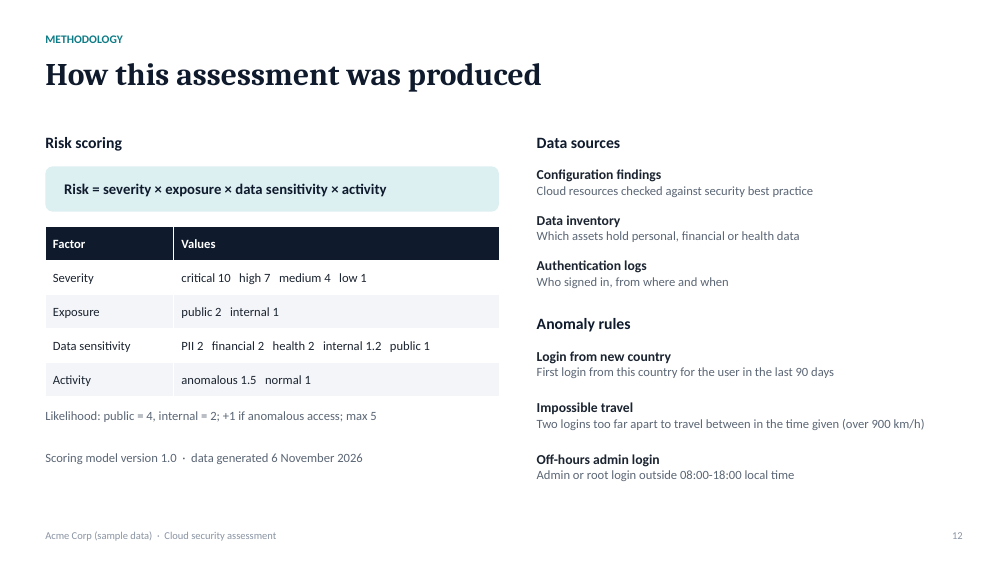
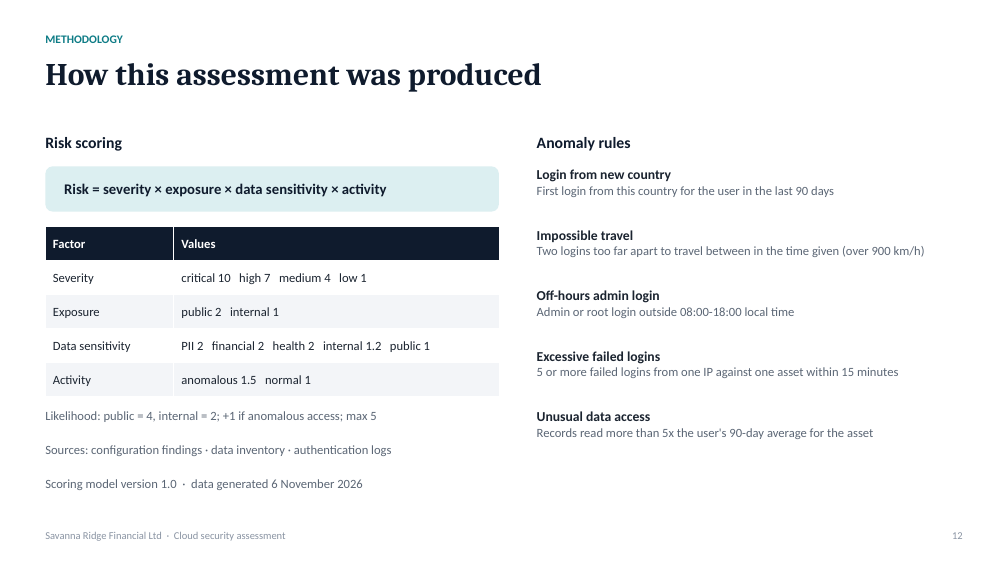
Before and after one commit to judie-paul/secassess-mcp, a slide deck: slide 12 of examples/sample_report.pptx. Drawn at 1008x567 pixels with LibreOffice and Linux fonts; fonts in the diff are those of the drawing. Boxes give left, top, right and bottom in pixels: in the first picture for what was removed or moved away, otherwise in the second. Text is boxed around its words. In the diff, an @@ line names an element or a change of style, - is before the commit and + after.

Commit message:
Check AI risk text for numbers, fix real-data layout, align skills with backend

```diff
--- a/examples/sample_report.pptx
+++ b/examples/sample_report.pptx
@@ text "Anomaly rules": place and size @@
-text "Anomaly rules" at bbox=[537, 318, 631, 332]
+text "Anomaly rules" at bbox=[537, 137, 631, 151]
@@ text removed at bbox=[537, 137, 620, 148] @@
-Data sources
@@ text "Login from new country": place and size @@
-text "Login from new country" at bbox=[537, 351, 834, 378]
+text "Login from new country" at bbox=[537, 169, 834, 197]
@@ text removed at bbox=[537, 169, 814, 197] @@
-Configuration findings
-Cloud resources checked against security best practice
@@ text "Impossible travel": place and size @@
-text "Impossible travel" at bbox=[537, 402, 925, 430]
+text "Impossible travel" at bbox=[537, 230, 925, 257]
@@ text removed at bbox=[537, 215, 800, 242] @@
-Data inventory
-Which assets hold personal, financial or health data
@@ text removed at bbox=[537, 260, 728, 288] @@
-Authentication logs
-Who signed in, from where and when
@@ text "Off-hours admin login": place and size @@
-text "Off-hours admin login" at bbox=[537, 454, 794, 481]
+text "Off-hours admin login" at bbox=[537, 290, 794, 318]
@@ text added at bbox=[537, 351, 898, 378], 12 pt, text #5B6675 @@
+Excessive failed logins
+5 or more failed logins from one IP against one asset within 15 minutes
@@ text added at bbox=[537, 411, 873, 439], 12 pt, text #5B6675 @@
+Unusual data access
+Records read more than 5x the user's 90-day average for the asset
@@ text added at bbox=[45, 445, 391, 456], 12 pt, text #5B6675 @@
+Sources: configuration findings · data inventory · authentication logs
@@ text "Scoring model version 1.0 · ...": place and size @@
-text "Scoring model version 1.0 · ..." at bbox=[45, 453, 362, 464]
+text "Scoring model version 1.0 · ..." at bbox=[45, 479, 362, 490]
@@ text at bbox=[45, 532, 286, 541]: text changed @@
-Acme Corp (sample data) · Cloud security assessment
+Savanna Ridge Financial Ltd · Cloud security assessment
```
Also in this commit, not shown: 11 other slides changed, 14 other files.
